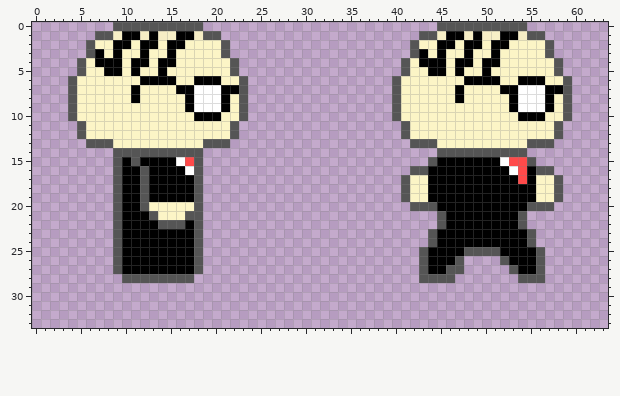
Pixel-art sprite -- res/player/playersidewalk.png. Above is the file before it was changed.
The file is 64x34 pixels. Colours within 5 levels of each other are drawn and written as one.
And afterwards:
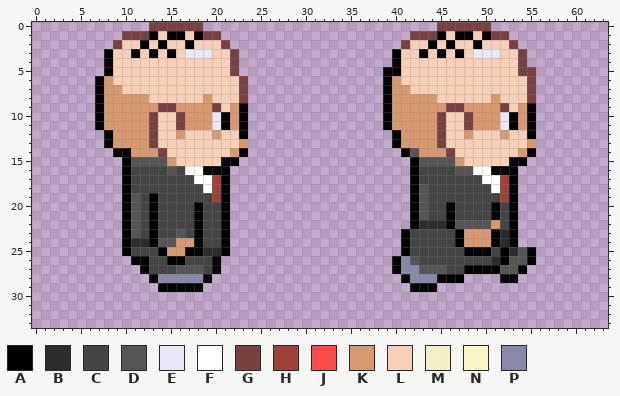
Palette (. is transparent): A #000000  B #2d2b2b  C #444444  D #555555  E #e8e8f8  F #ffffff  G #784040  H #a04038  J #ff4a4a  K #d89870  L #f8d0b8  M #fcf5c6e9  N #fcf5c6  P #8888a8
Edits made:
Changed rows in their new state; - is an unchanged pixel.
first column x 4:
 0 -----....GGGGGG--------------------------GGGGGG....-----
 1 ---...GGG-LA-LAGG---------------------GGGAL-ALAGG....---
 2 --...GLL-LALLALLLG-------------------GLLAL-LL-LLLG....--
 3 --..ALLALAL-LEEELLG-----------------ALL-L-LALEEELLG...--
 4 -...-LLLLLLLLLLLLLG-----------------ALLLLLLLLLLLLLG....-
 5 -...-LLLLLLLLLLLLLG----------------AALLLLLLLLLLLLLGG...-
 6 ...AKLLLLLLLLLLLLLLG---------------AKLLLLLLLLLLLLLLG....
 7 ...AKKLLLLLLLLLLLLLG---------------AKKLLLLLLLLLLLLLG....
 8 ...AKKKKKLLLLLLKLLLG---------------AKKKKKLLLLLLKLLLG....
 9 ...AKKKKKKGGKKKKGLKA---------------AKKKKKKGGKKKKGLKA....
10 ...AKKKKKGLLGKKKEAKA---------------AKKKKKGLLGKKKEAK-....
11 -..AKKKKKGLLGKKKEAKA---------------AKKKKKGLLGKKKEAKA...-
12 -...AKKKKGLLKLLLKLLA----------------AKKKKGLLKLLLKLLA...-
13 --..AKKKKGLLLLLLLLLK----------------AKKKKGLLLLLLLLLK..--
14 -----AAKKKGLLLLLLLKA-----------------ADKKKGLLLLLLLKA----
15 -----.--DDDKLLLLLAA-------------------AD-DDKLLLLLAA.----
16 -----.-CCCCDC-FAAA--------------------ACCCCDDFF--A....--
17 -----.-CCCCCCCFFHA-------------------.ACCCCCCCFFH-.....-
18 -----.-CCCCCCCCFHA-------------------.ADCCCCCCCFH-.....-
19 -----.-DC-CCCCCCHA-------------------.ADCCCCCCCCH-.....-
20 -----.-DCACCCCACCA--------------------A-CC-CCCC-C-....--
21 -----.-DCACCCCACCA--------------------ADCC-CCCC-C-.-----
22 -----.-DC-CCCCACCA--------------------ABBB-DDDDKC-.-----
23 -----.-DC-CCDCACCA-------------------ACCCCC-KKK-B-..----
24 -----.-BB-DDKKACCA-------------------ACCCCC-KKK-B-..----
25 -----.-CCC-KK-ABBA-------------------ACCCCCCAAAC-BD-.---
26 -----..--CC--CCCA-------------------APDCCCCCCCCBADD-.---
27 -----...-CCCDD-CA-------------------APP-DDCCAAAAD--..---
28 ------...APPPPPA---------------------APPPAAA----AA...---
29 ----------AAAAA-----------------------AAA---------------
Boxes around the changes in both pictures, in picture pixels (x1, y1, x2, y2):
changed: (68, 22, 248, 292)
changed: (383, 22, 572, 292)
